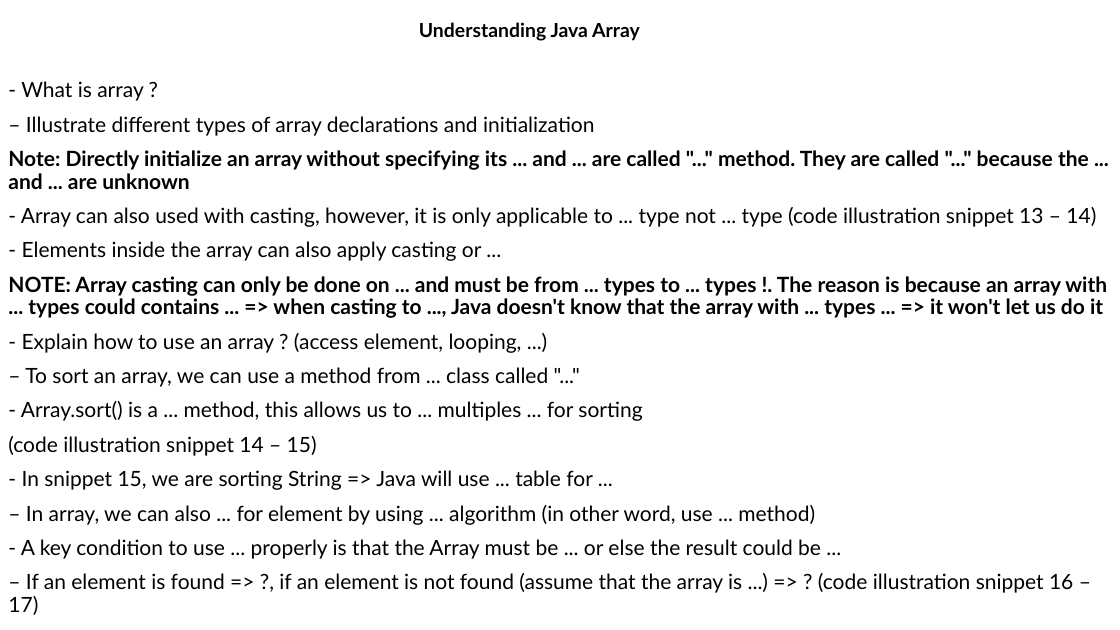
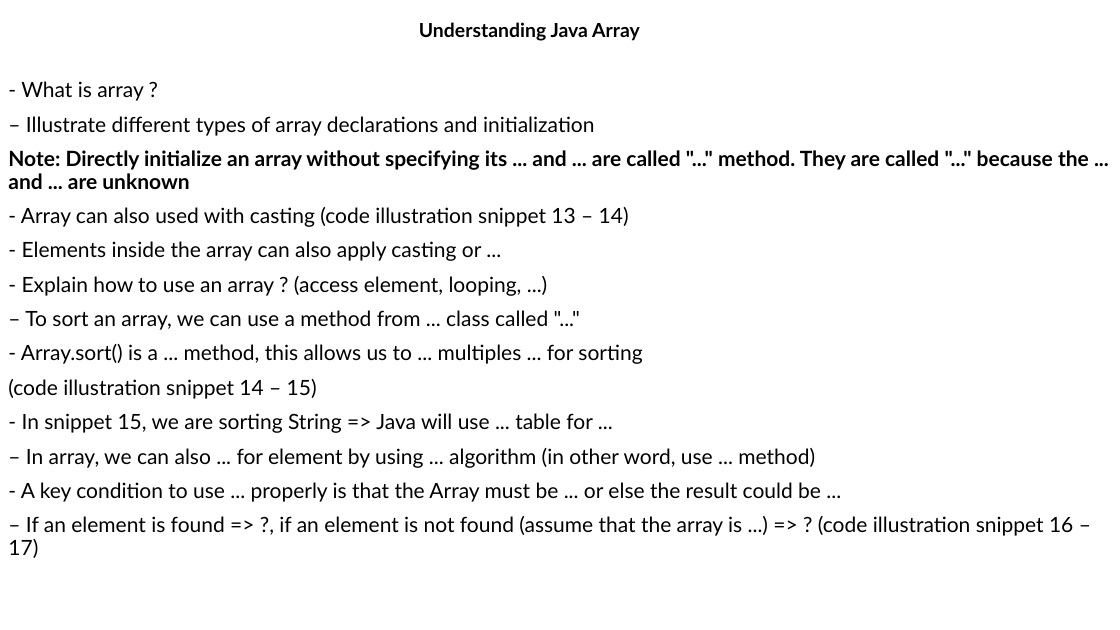
Before and after one commit to MaiDinhVinh/CS-Java, a slide deck: slide 8 of self-study resources/J8SE1/Chapter 3 - Core Java APIs.pptx. Drawn at 1120x630 pixels with LibreOffice and Linux fonts; fonts in the diff are those of the drawing. Boxes give left, top, right and bottom in pixels: in the first picture for what was removed or moved away, otherwise in the second. Text is boxed around its words. In the diff, an @@ line names an element or a change of style, - is before the commit and + after.

Commit message:
upload changes

```diff
--- a/self-study resources/J8SE1/Chapter 3 - Core Java APIs.pptx
+++ b/self-study resources/J8SE1/Chapter 3 - Core Java APIs.pptx
@@ text at (x1=21, y1=207, x2=629, y2=227): text changed @@
-- Array can also used with casting, however, it is only applicable to ... type not ... type (code illustration snippet 13 – 14)
+- Array can also used with casting (code illustration snippet 13 – 14)
@@ text at (x1=8, y1=276, x2=1107, y2=318): paragraph removed @@
-NOTE: Array casting can only be done on ... and must be from ... types to ... types !. The reason is because an array with ... types could contains ... => when casting to ..., Java doesn't know that the array with ... types ... => it won't let us do it
```
